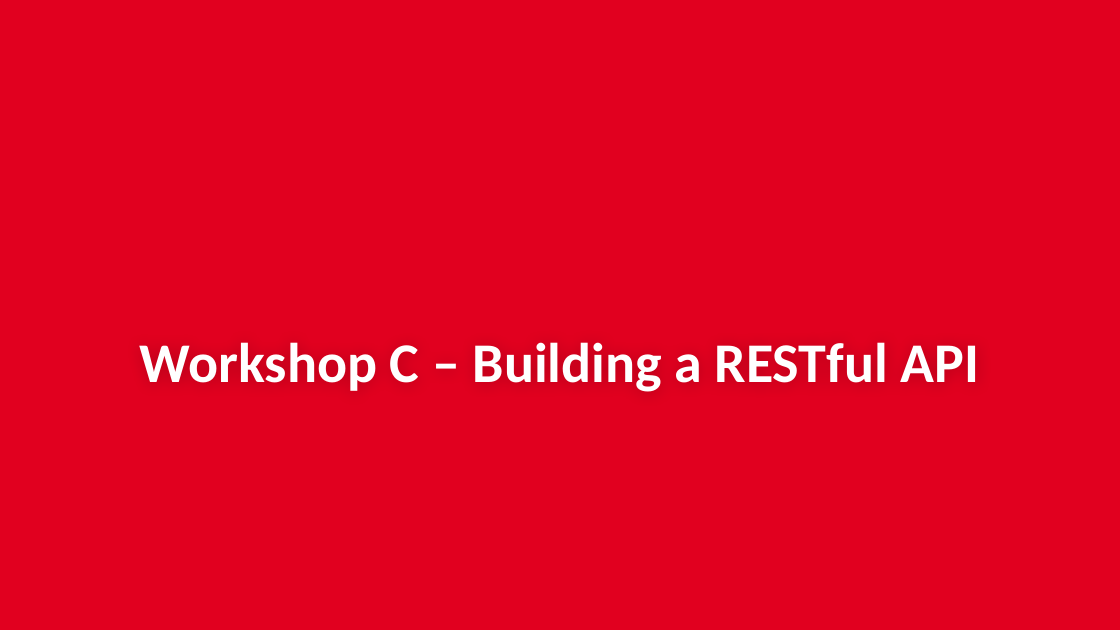
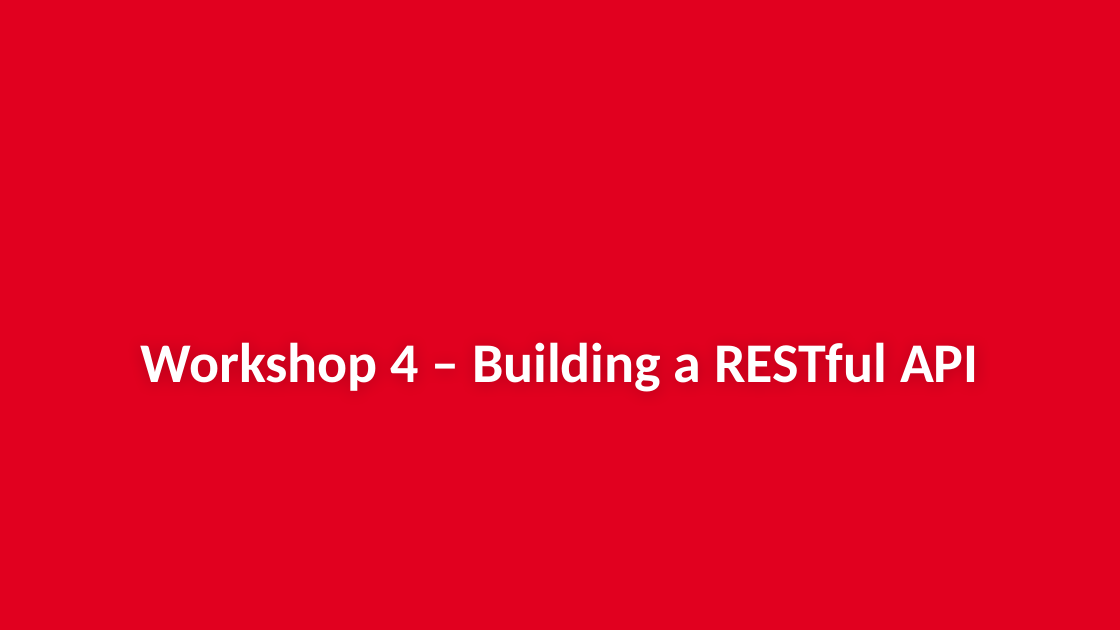
Before and after one commit to couchbaselabs/aspnet-nosql-workshop, a slide deck: slide 1 of 03/03.pptx. Drawn at 1120x630 pixels with LibreOffice and Linux fonts; fonts in the diff are those of the drawing; background and template pictures are left out. Boxes give left, top, right and bottom in pixels: in the first picture for what was removed or moved away, otherwise in the second. Text is boxed around its words. In the diff, an @@ line names an element or a change of style, - is before the commit and + after.

```diff
--- a/03/03.pptx
+++ b/03/03.pptx
@@ title at box(141, 342, 979, 392): text changed @@
-Workshop C – Building a RESTful API
+Workshop 4 – Building a RESTful API
```
Also in this commit, not shown: 3 other files.
